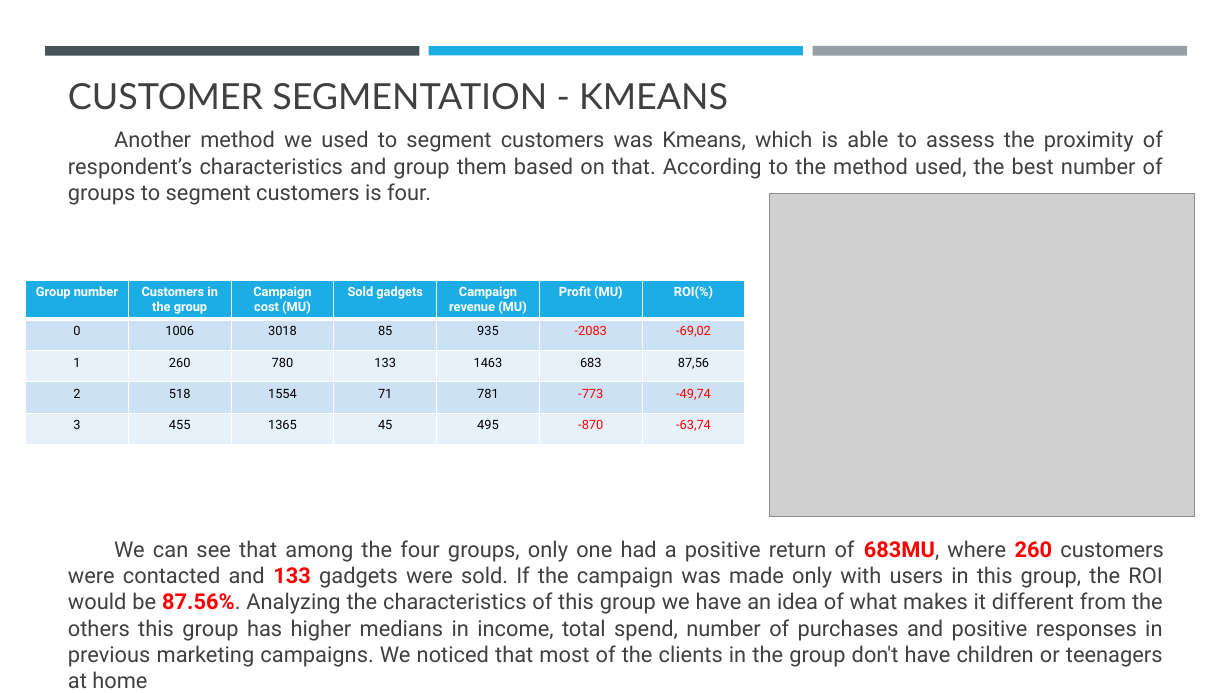
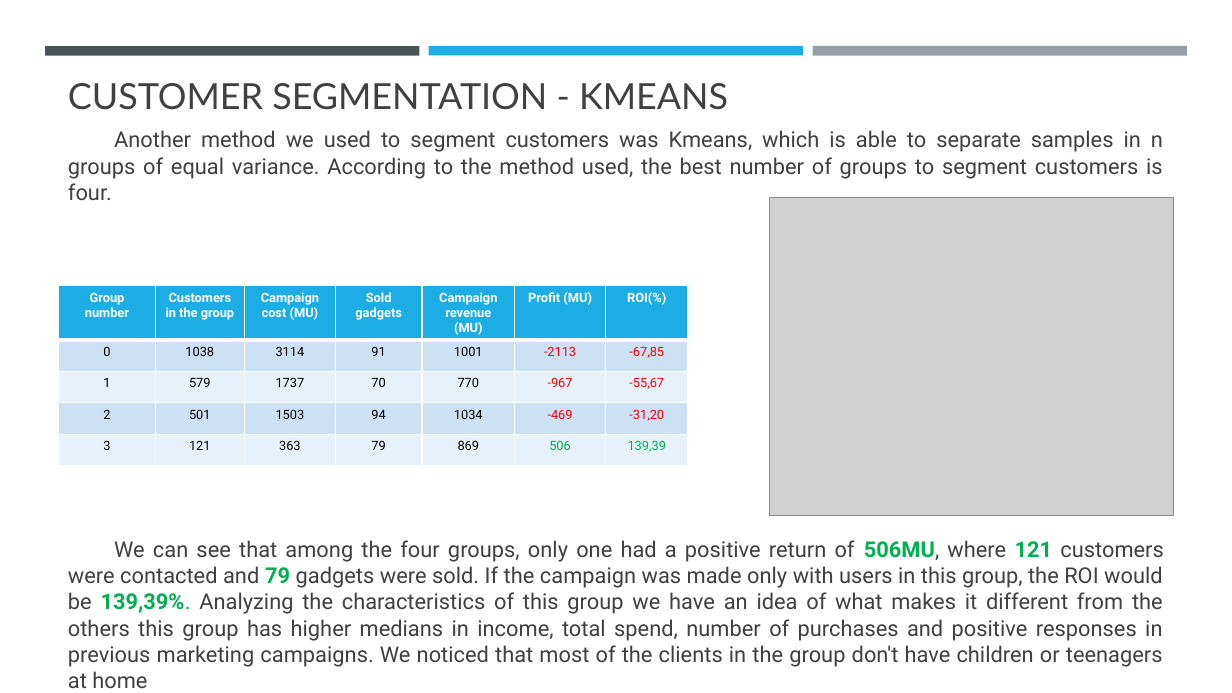
Before and after one commit to fpmacedo/ifood_data_analyst_test, a slide deck: slide 9 of iFood Data Business Analyst Case.pptx. Drawn at 1232x693 pixels with LibreOffice and Linux fonts; fonts in the diff are those of the drawing; grey boxes stand for pictures. Boxes give left, top, right and bottom in pixels: in the first picture for what was removed or moved away, otherwise in the second. Text is boxed around its words. In the diff, an @@ line names an element or a change of style, - is before the commit and + after.

```diff
--- a/iFood Data Business Analyst Case.pptx
+++ b/iFood Data Business Analyst Case.pptx
@@ text at bbox=[68, 130, 1163, 200]: text changed @@
-Another method we used to segment customers was Kmeans, which is able to assess the proximity of respondent’s characteristics and group them based on that. According to the method used, the best number of groups to segment customers is four.
+Another method we used to segment customers was Kmeans, which is able to separate samples in n groups of equal variance. According to the method used, the best number of groups to segment customers is four.
@@ picture: place and size @@
-picture at bbox=[770, 193, 1195, 516]
+picture at bbox=[770, 198, 1174, 516]
@@ table at bbox=[59, 286, 688, 456] @@
-row 2: 0 | 1006 | 3018 | 85 | 935 | -2083 | -69,02
+row 2: 0 | 1038 | 3114 | 91 | 1001 | -2113 | -67,85
-row 3: 1 | 260 | 780 | 133 | 1463 | 683 | 87,56
+row 3: 1 | 579 | 1737 | 70 | 770 | -967 | -55,67
-row 4: 2 | 518 | 1554 | 71 | 781 | -773 | -49,74
+row 4: 2 | 501 | 1503 | 94 | 1034 | -469 | -31,20
-row 5: 3 | 455 | 1365 | 45 | 495 | -870 | -63,74
+row 5: 3 | 121 | 363 | 79 | 869 | 506 | 139,39
@@ table: place and size @@
-table at bbox=[26, 280, 744, 445]
+table at bbox=[59, 286, 688, 456]
@@ text at bbox=[68, 540, 1164, 688]: text changed @@
-We can see that among the four groups, only one had a positive return of 683MU, where 260 customers were contacted and 133 gadgets were sold. If the campaign was made only with users in this group, the ROI would be 87.56%. Analyzing the characteristics of this group we have an idea of what makes it different from the others this group has higher medians in income, total spend, number of purchases and positive responses in previous marketing campaigns. We noticed that most of the clients in the group don't have children or teenagers at home
+We can see that among the four groups, only one had a positive return of 506MU, where 121 customers were contacted and 79 gadgets were sold. If the campaign was made only with users in this group, the ROI would be 139,39%. Analyzing the characteristics of this group we have an idea of what makes it different from the others this group has higher medians in income, total spend, number of purchases and positive responses in previous marketing campaigns. We noticed that most of the clients in the group don't have children or teenagers at home
```
Also in this commit, not shown: 5 other slides changed, 2 slides added, 1 slide removed, 1 other file.
